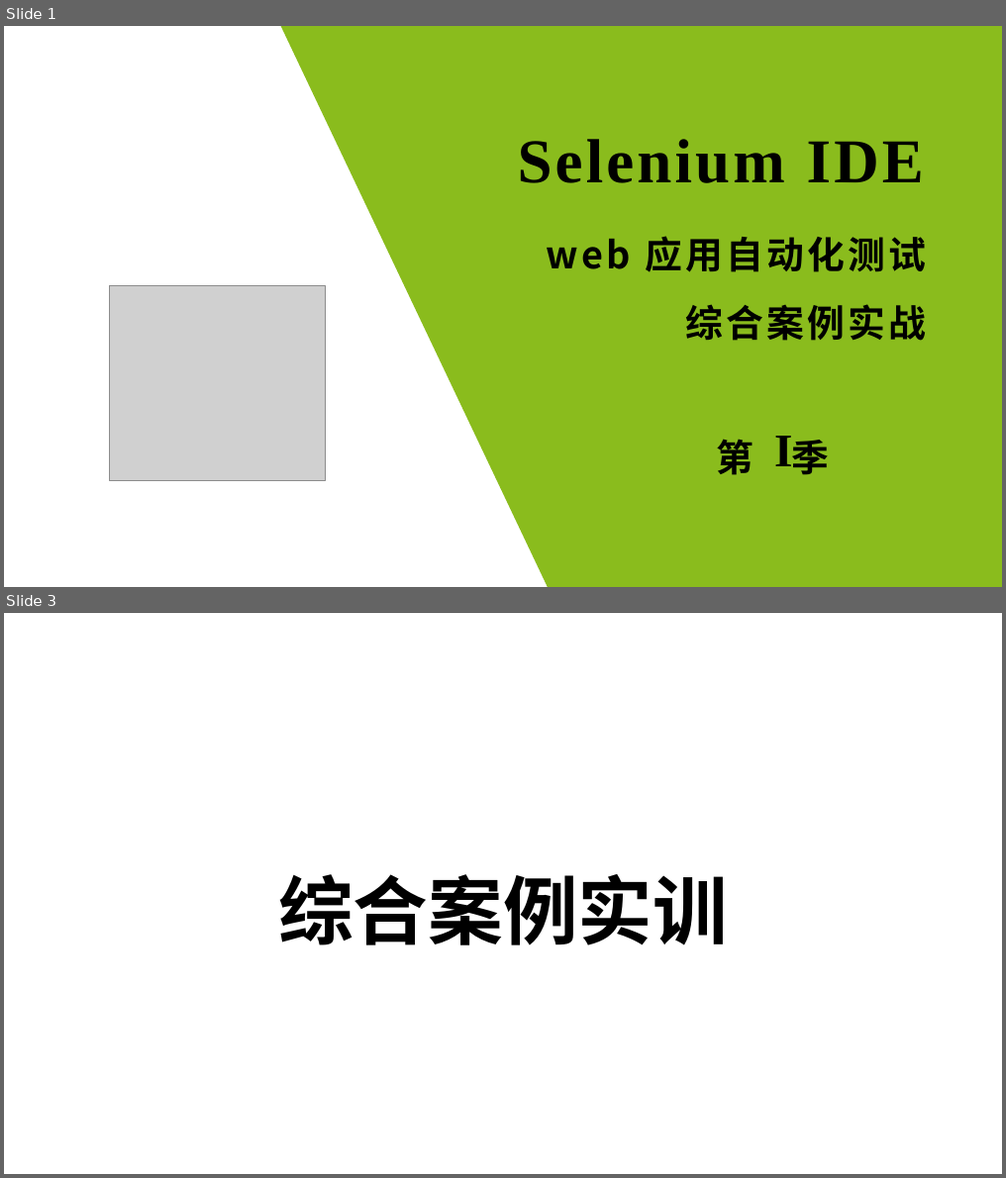
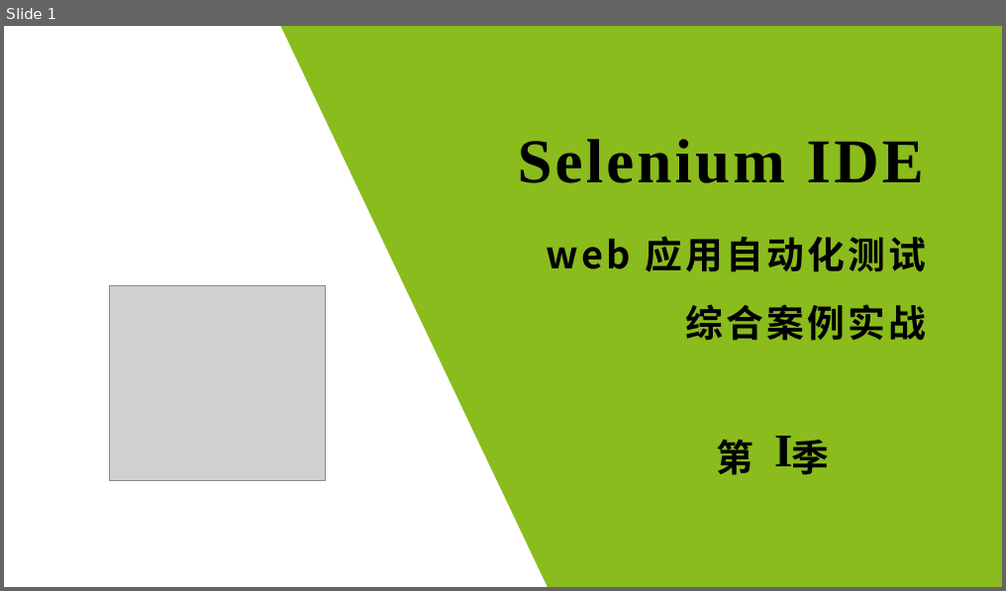
Before and after one commit to wangding/courses, a slide deck: seIDEPracticeCase/Season01.pptx. Shown one above the other, each under a label of ours: slides 1 and 3 before the commit, slide 1 after it; the slides between them are not shown. The pictures are 1006x1178 and 1006x591 pixels, drawn with LibreOffice and Linux fonts; fonts in the diff are those of the drawing; grey boxes stand for pictures; background and template pictures are left out. Boxes give left, top, right and bottom in pixels: in the first picture for what was removed or moved away, otherwise in the second. Text is boxed around its words. In the diff, an @@ line names an element or a change of style, - is before the commit and + after.

```diff
--- a/seIDEPracticeCase/Season01.pptx
+++ b/seIDEPracticeCase/Season01.pptx
@@ slide 3 removed at (x1=4, y1=613, x2=1002, y2=1174), background picture (left out) @@
@@ text removed at (x1=278, y1=874, x2=728, y2=946) @@
-综合案例实训
```
Also in this commit, not shown: 1 slide changed, 7 slides added, 2 other slides removed.
